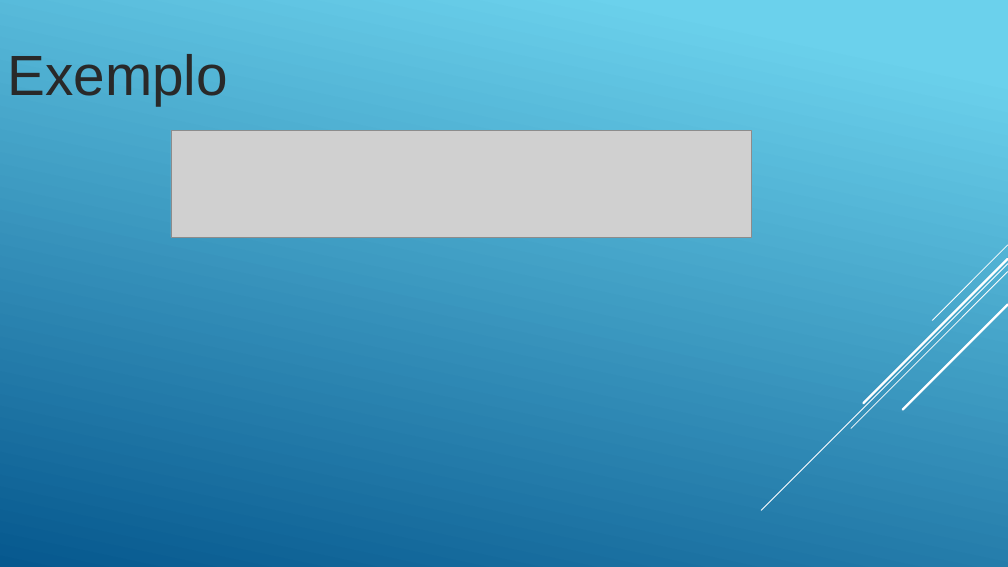
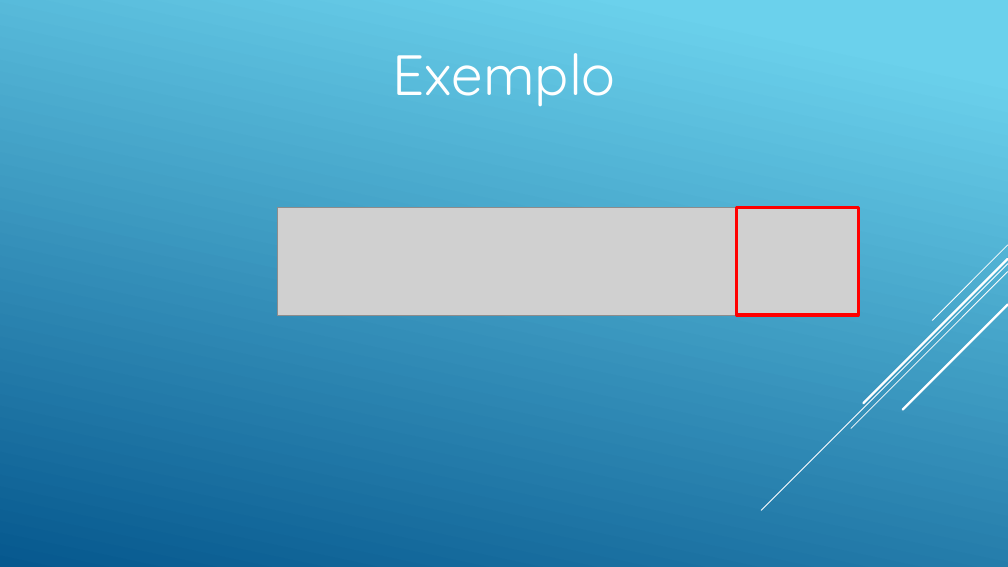
Before and after one commit to andreneves/BDIII, a slide deck: slide 19 of BDIIIA10.pptx. Drawn at 1008x567 pixels with LibreOffice and Linux fonts; fonts in the diff are those of the drawing; grey boxes stand for pictures. Boxes give left, top, right and bottom in pixels: in the first picture for what was removed or moved away, otherwise in the second. Text is boxed around its words. In the diff, an @@ line names an element or a change of style, - is before the commit and + after.

```diff
--- a/BDIIIA10.pptx
+++ b/BDIIIA10.pptx
@@ text "Exemplo" at box(393, 53, 616, 106): font Arial to Quicksand, text colour #292929 to #FFFFFF; alignment left to centre @@
@@ picture: place and size @@
-picture at box(171, 130, 752, 237)
+picture at box(278, 208, 858, 315)
@@ rectangle added at box(737, 208, 859, 315), outline #FF0000 3 pt @@
```
Also in this commit, not shown: 16 other slides changed.
